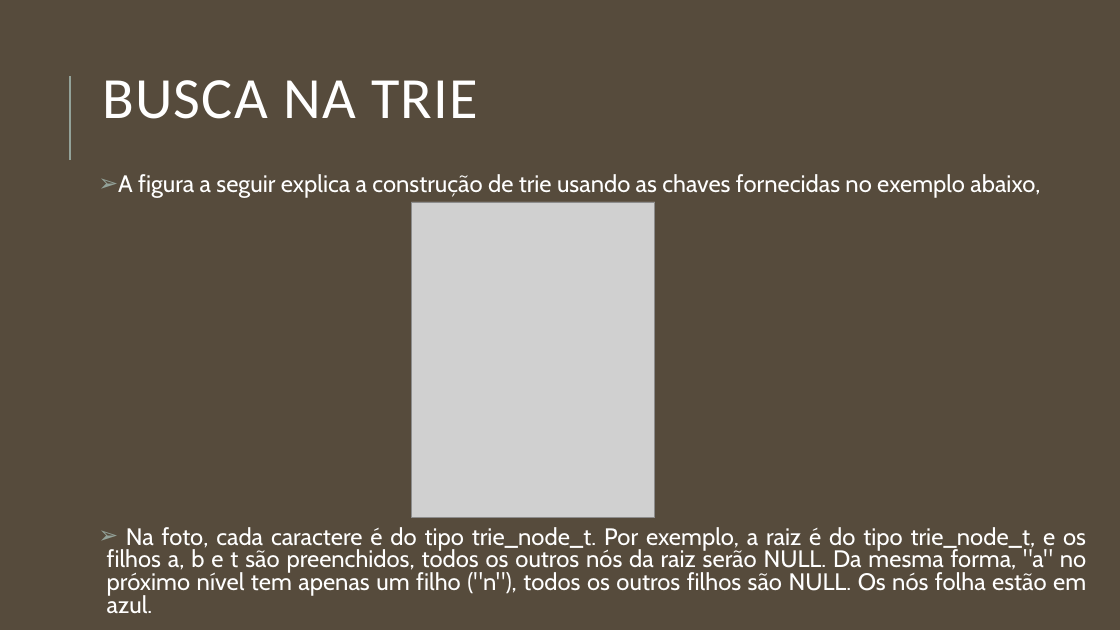
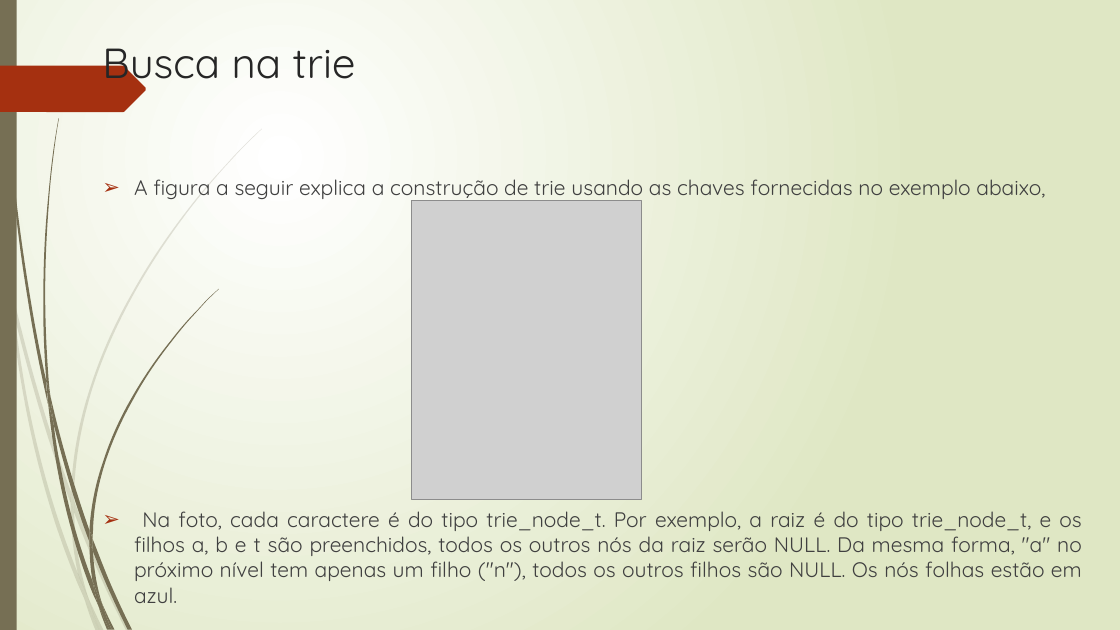
Before and after one commit to CryptoHBP/Trie, a slide deck: slide 7 of TRIE.pptm (slide 11 before the commit). Drawn at 1120x630 pixels with LibreOffice and Linux fonts; fonts in the diff are those of the drawing; grey boxes stand for pictures. Boxes give left, top, right and bottom in pixels: in the first picture for what was removed or moved away, otherwise in the second. Text is boxed around its words. In the diff, an @@ line names an element or a change of style, - is before the commit and + after.

```diff
--- a/TRIE.pptm
+++ b/TRIE.pptm
@@ background #564B3C to gradient #FFFFFF to #DFE8C4 @@
@@ rectangle added at <box>0,0,17,630</box>, fill #766F54 @@
@@ title "Busca na trie" at <box>102,48,356,89</box>: vertical alignment middle to top @@
@@ title at <box>102,48,356,89</box>: text changed; size 50 to 36 pt; font Calibri to Quicksand; text colour #FFFFFF to #262626 @@
-BUSCA NA TRIE
+Busca na trie
@@ freeform shape added at <box>0,66,146,112</box>, fill #A53010 @@
@@ line removed from (70, 160) to (70, 76) @@
@@ text at <box>134,179,1045,201</box>: size 20.4 to 18 pt, font Cabin to Quicksand, text colour #FFFFFF to #404040 in "A figura a seguir explica a construção ..."; indent changed; line spacing 0.8 to 1; less space between paragraphs; bullet colour #93A299 to #A53010 @@
@@ picture: place and size @@
-picture at <box>412,202,655,518</box>
+picture at <box>412,201,642,499</box>
@@ text at <box>134,511,1082,603</box>: text changed; size 20.4 to 18 pt; font Cabin to Quicksand; text colour #FFFFFF to #404040 @@
-➢ Na foto, cada caractere é do tipo trie_node_t. Por exemplo, a raiz é do tipo trie_node_t, e os filhos a, b e t são preenchidos, todos os outros nós da raiz serão NULL. Da mesma forma, "a" no próximo nível tem apenas um filho ("n"), todos os outros filhos são NULL. Os nós folha estão em azul.
+➢ Na foto, cada caractere é do tipo trie_node_t. Por exemplo, a raiz é do tipo trie_node_t, e os filhos a, b e t são preenchidos, todos os outros nós da raiz serão NULL. Da mesma forma, "a" no próximo nível tem apenas um filho ("n"), todos os outros filhos são NULL. Os nós folhas estão em azul.
@@ group added at <box>0,129,262,630</box>: 10 freeform shapes @@
@@ group added at <box>3,0,218,630</box>: 12 freeform shapes @@
```
Also in this commit, not shown: 8 other slides changed, 4 slides removed, 1 other file.
